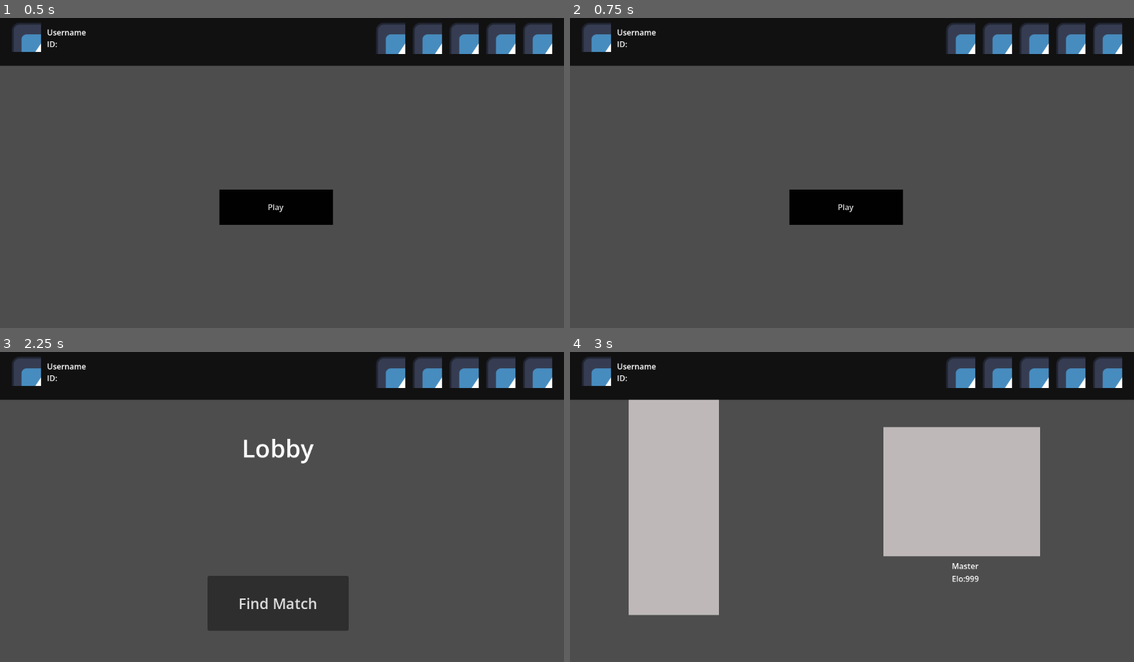
Above: before the commit, frames 1-4 (two rows, left to right).
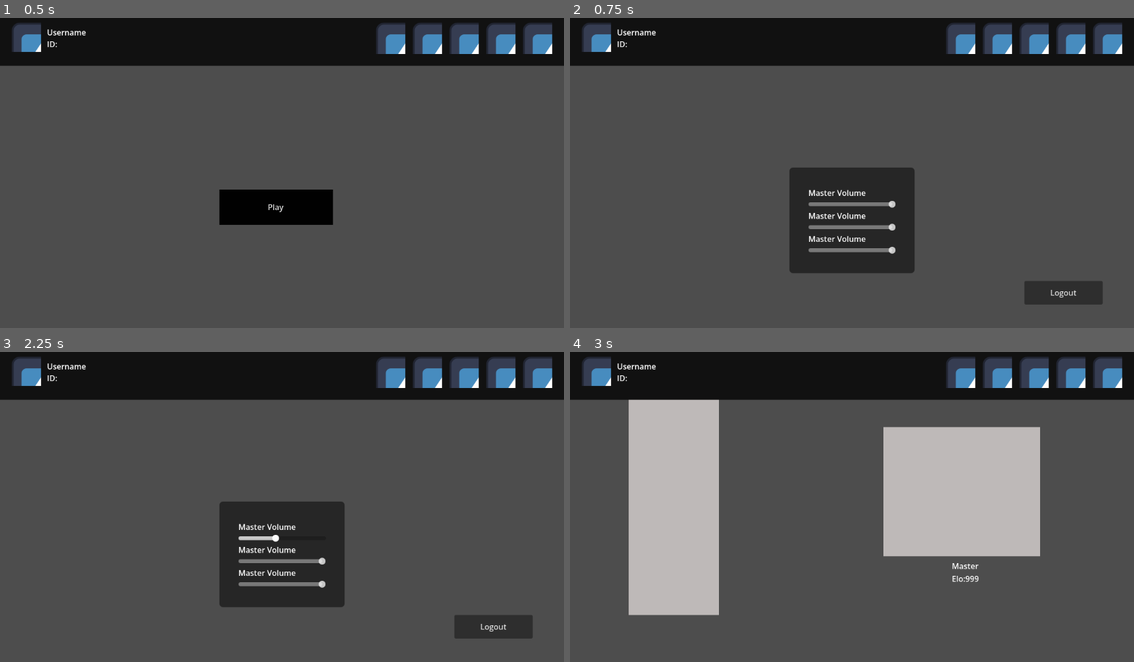
Above: after the commit, the same moments.

Repository: DucPham1512/SummerGame
Game: Godot game, scene res://scenes/common/main_client.tscn
Same seed, same stepped clock (60 frames per second), same inputs: the game is played once before the commit and once after it. This scene is started directly instead of the project's main scene. The engine's default icon, where the game draws it, is replaced by a stand-in: a white triangle on a blue panel in a dark square.
Inputs (mouse positions are in pixels of both pictures, inside the frame that each line leads up to):
- Up to frame 1 (0.5 s): no input
- Up to frame 2 (0.75 s): click (1105, 39) at 0.5 s
- Up to frame 3 (2.25 s): click (496, 627) at 1.25 s, where only the run after the commit has a clickable "Logout"; click (276, 541) at 2 s, where only the run before the commit has a clickable "Play"
- Up to frame 4 (3 s): click (598, 370) at 2.75 s

Frame 1 is identical in both runs. In frame 2, 8.4% of the frame differs, in the area x 38-95%, y 48-93%; in frame 3, 9.0%, in the area x 36-95%, y 28-93%; in frame 4, nothing differs.

Commit message:
- Implement audio slider - Implement logout button

Diff:
--- /dev/null
+++ b/default_bus_layout.tres
@@ -0,0 +1,15 @@
+[gd_resource type="AudioBusLayout" format=3 uid="uid://cse53fvvbw1vc"]
+
+[resource]
+bus/1/name = &"Music"
+bus/1/solo = false
+bus/1/mute = false
+bus/1/bypass_fx = false
+bus/1/volume_db = 0.0
+bus/1/send = &"Master"
+bus/2/name = &"SFX"
+bus/2/solo = false
+bus/2/mute = false
+bus/2/bypass_fx = false
+bus/2/volume_db = 0.011711121
+bus/2/send = &"Master"
--- a/scenes/common/main_client.gd
+++ b/scenes/common/main_client.gd
@@ -5,6 +5,7 @@
 @export var CharCodexPage : PackedScene
 @export var CardCodex : PackedScene
 @export var Lobby : PackedScene
+@export var Setting : PackedScene
 
 # Called when the node enters the scene tree for the first time.
 func _ready() -> void:
@@ -15,9 +16,6 @@
 		EventBus.new_match = false
 		SceneManager.load_scene(Lobby)
 
-# Called every frame. 'delta' is the elapsed time since the previous frame.
-func _process(delta: float) -> void:
-	pass
 
 func _on_profile_button_button_down() -> void:
 	SceneManager.load_scene(ProfilePage)
@@ -36,3 +34,6 @@
 
 func _on_new_match_signal() -> void:
 	SceneManager.load_scene(Lobby)
+
+func _on_setting_button_down() -> void:
+	SceneManager.load_scene(Setting)
--- a/scenes/common/main_client.tscn
+++ b/scenes/common/main_client.tscn
@@ -7,6 +7,7 @@
 [ext_resource type="PackedScene" uid="uid://b4houakmpsuyd" path="res://scenes/card_codex/char_codex.tscn" id="4_jm3f6"]
 [ext_resource type="PackedScene" uid="uid://bam1gpqfg3nvb" path="res://scenes/char_codex/card_codex.tscn" id="5_a8dql"]
 [ext_resource type="PackedScene" uid="uid://cs8befsefahtx" path="res://scenes/lobby/lobby.tscn" id="6_a8dql"]
+[ext_resource type="PackedScene" uid="uid://bjtfihb5gxy08" path="res://scenes/settings/setting.tscn" id="7_jquwr"]
 
 [sub_resource type="StyleBoxFlat" id="StyleBoxFlat_k3aaf"]
 bg_color = Color(0, 0, 0, 0.78039217)
@@ -25,6 +26,7 @@
 CharCodexPage = ExtResource("4_jm3f6")
 CardCodex = ExtResource("5_a8dql")
 Lobby = ExtResource("6_a8dql")
+Setting = ExtResource("7_jquwr")
 
 [node name="NavigationBar" type="Panel" parent="." unique_id=596483935]
 layout_mode = 0
@@ -119,3 +121,4 @@
 [connection signal="button_down" from="NavigationBar/HBoxContainer/HomeButton" to="." method="_on_home_button_button_down"]
 [connection signal="button_down" from="NavigationBar/HBoxContainer/CharCodexButton" to="." method="_on_char_codex_button_button_down"]
 [connection signal="button_down" from="NavigationBar/HBoxContainer/CardCodexButton" to="." method="_on_card_codex_button_button_down"]
+[connection signal="button_down" from="NavigationBar/HBoxContainer/Setting" to="." method="_on_setting_button_down"]
--- /dev/null
+++ b/scenes/common/volume_slider.gd
@@ -0,0 +1,18 @@
+extends HSlider
+
+@export var bus_name : String
+
+var bus_index : int
+
+# Called when the node enters the scene tree for the first time.
+func _ready() -> void:
+	bus_index = AudioServer.get_bus_index(bus_name)
+	value = db_to_linear(
+		AudioServer.get_bus_volume_db(bus_index)
+	)
+
+func _on_value_changed(value : float) -> void:
+	AudioServer.set_bus_volume_db(
+		bus_index,
+		linear_to_db(value)
+	)
--- /dev/null
+++ b/scenes/common/volume_slider.tscn
@@ -0,0 +1,12 @@
+[gd_scene format=3 uid="uid://1bmlfrhcx2rj"]
+
+[ext_resource type="Script" uid="uid://e470u4effs4h" path="res://scenes/common/volume_slider.gd" id="1_a5y82"]
+
+[node name="VolumeSlider" type="HSlider" unique_id=1569043429]
+offset_right = 736.0
+offset_bottom = 104.0
+max_value = 1.0
+step = 0.001
+script = ExtResource("1_a5y82")
+
+[connection signal="value_changed" from="." to="." method="_on_value_changed"]
--- /dev/null
+++ b/scenes/settings/setting.gd
@@ -0,0 +1,16 @@
+extends Control
+
+
+func _on_logout_button_pressed() -> void:
+	var response_code : int = await GDSync.account_logout()
+	match response_code:
+		ENUMS.ACCOUNT_LOGOUT_RESPONSE_CODE.SUCCESS, ENUMS.ACCOUNT_LOGOUT_RESPONSE_CODE.NOT_LOGGED_IN:
+			get_tree().change_scene_to_file("res://scenes/auth/auth_background.tscn")
+		ENUMS.ACCOUNT_LOGOUT_RESPONSE_CODE.NO_RESPONSE_FROM_SERVER:
+			push_error("No response from server")
+		ENUMS.ACCOUNT_LOGOUT_RESPONSE_CODE.DATA_CAP_REACHED:
+			push_error("Data transfer cap has been reached.")
+		ENUMS.ACCOUNT_LOGOUT_RESPONSE_CODE.RATE_LIMIT_EXCEEDED:
+			push_error("Rate limit exceeded, please wait and try again.")
+		ENUMS.ACCOUNT_LOGOUT_RESPONSE_CODE.NO_DATABASE:
+			push_error("API key has no linked database.")
--- /dev/null
+++ b/scenes/settings/setting.tscn
@@ -0,0 +1,92 @@
+[gd_scene format=3 uid="uid://bjtfihb5gxy08"]
+
+[ext_resource type="Script" uid="uid://clnpb1ygrwkcm" path="res://scenes/settings/setting.gd" id="1_rq5r6"]
+[ext_resource type="PackedScene" uid="uid://1bmlfrhcx2rj" path="res://scenes/common/volume_slider.tscn" id="2_f43yf"]
+
+[sub_resource type="StyleBoxFlat" id="StyleBoxFlat_f43yf"]
+bg_color = Color(0.14901961, 0.14901961, 0.14901961, 1)
+corner_radius_top_left = 8
+corner_radius_top_right = 8
+corner_radius_bottom_right = 8
+corner_radius_bottom_left = 8
+
+[node name="Setting" type="Control" unique_id=1446489594]
+layout_mode = 3
+anchors_preset = 15
+anchor_right = 1.0
+anchor_bottom = 1.0
+offset_top = 104.0
+grow_horizontal = 2
+grow_vertical = 2
+script = ExtResource("1_rq5r6")
+
+[node name="VolumeControlPanel" type="Panel" parent="." unique_id=1739346911]
+layout_mode = 1
+anchors_preset = 8
+anchor_left = 0.5
+anchor_top = 0.5
+anchor_right = 0.5
+anchor_bottom = 0.5
+offset_left = -128.0
+offset_top = -108.0
+offset_right = 128.0
+offset_bottom = 108.0
+grow_horizontal = 2
+grow_vertical = 2
+theme_override_styles/panel = SubResource("StyleBoxFlat_f43yf")
+
+[node name="VolumeContainer" type="VBoxContainer" parent="VolumeControlPanel" unique_id=1081526749]
+layout_mode = 1
+anchors_preset = 8
+anchor_left = 0.5
+anchor_top = 0.5
+anchor_right = 0.5
+anchor_bottom = 0.5
+offset_left = -89.5
+offset_top = -68.5
+offset_right = 89.5
+offset_bottom = 68.5
+grow_horizontal = 2
+grow_vertical = 2
+
+[node name="MasterLabel" type="Label" parent="VolumeControlPanel/VolumeContainer" unique_id=391183616]
+layout_mode = 2
+text = "Master Volume"
+
+[node name="MasterVolume" parent="VolumeControlPanel/VolumeContainer" unique_id=1569043429 instance=ExtResource("2_f43yf")]
+layout_mode = 2
+size_flags_horizontal = 3
+bus_name = "Master"
+
+[node name="MusicLabel" type="Label" parent="VolumeControlPanel/VolumeContainer" unique_id=638393576]
+layout_mode = 2
+text = "Master Volume"
+
+[node name="MusicVolume" parent="VolumeControlPanel/VolumeContainer" unique_id=1560861981 instance=ExtResource("2_f43yf")]
+layout_mode = 2
+bus_name = "Music"
+
+[node name="SFXLabel" type="Label" parent="VolumeControlPanel/VolumeContainer" unique_id=1810879123]
+layout_mode = 2
+text = "Master Volume"
+
+[node name="SFXVolume" parent="VolumeControlPanel/VolumeContainer" unique_id=2054469098 instance=ExtResource("2_f43yf")]
+layout_mode = 2
+bus_name = "SFX"
+
+[node name="LogoutButton" type="Button" parent="." unique_id=1024392678]
+layout_mode = 1
+anchors_preset = 3
+anchor_left = 1.0
+anchor_top = 1.0
+anchor_right = 1.0
+anchor_bottom = 1.0
+offset_left = -224.0
+offset_top = -88.0
+offset_right = -64.0
+offset_bottom = -40.0
+grow_horizontal = 0
+grow_vertical = 0
+text = "Logout"
+
+[connection signal="pressed" from="LogoutButton" to="." method="_on_logout_button_pressed"]
Not shown, added: scenes/common/volume_slider.gd.uid
Not shown, added: scenes/settings/setting.gd.uid
